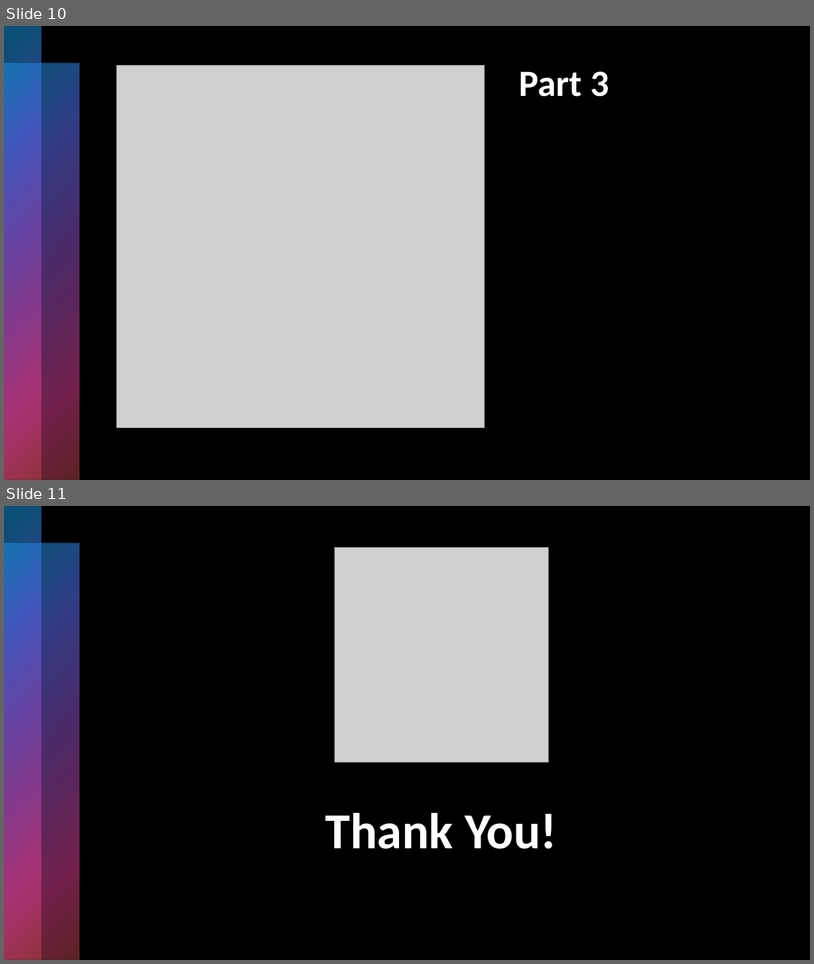
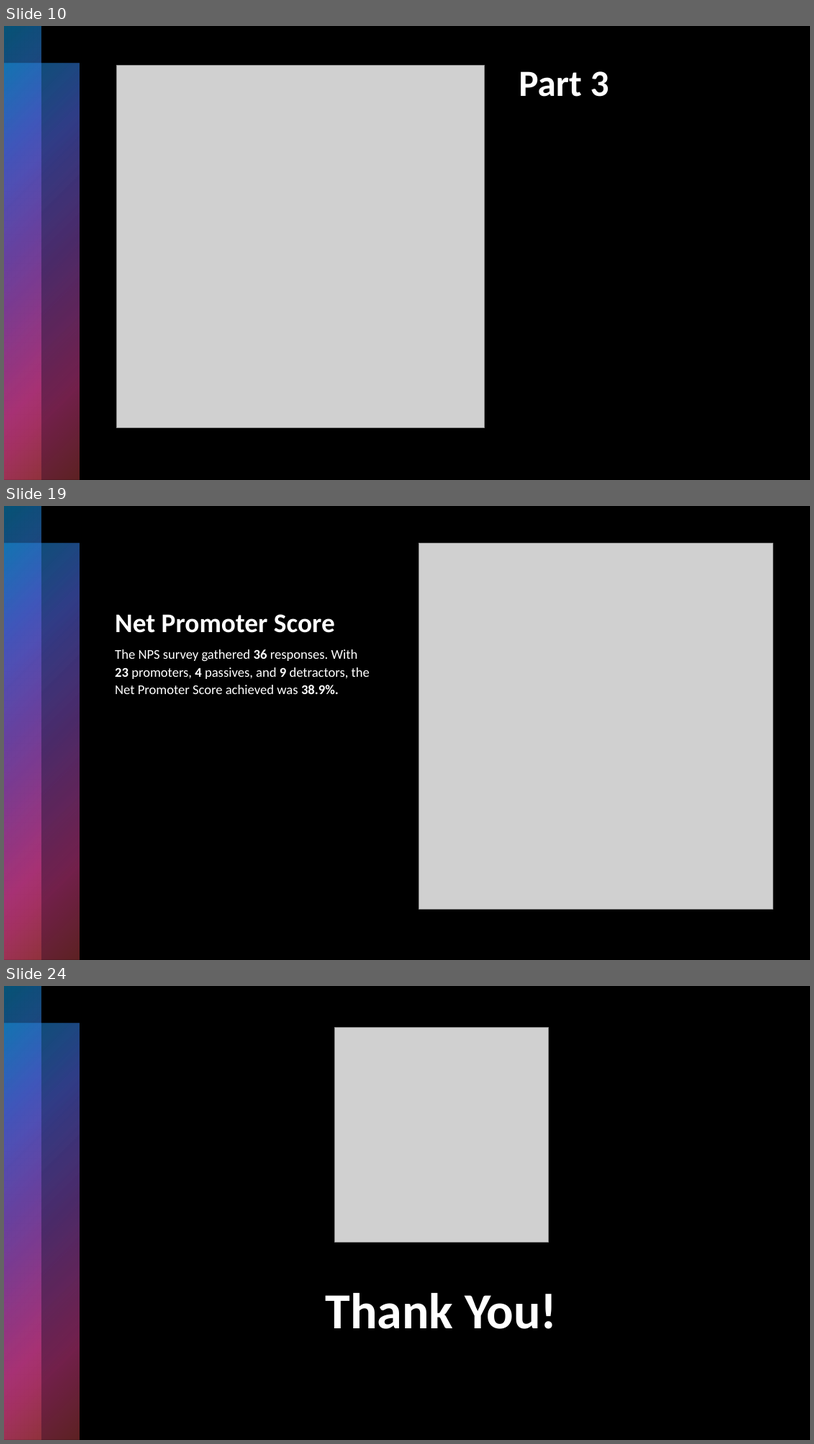
Before and after one commit to andrzejjnk/F1App, a slide deck: CEM/CEM.pptx. Shown one above the other, each under a label of ours: slides 10 and 11 before the commit, slides 10, 19 and 24 after it; the slides between them are not shown. The pictures are 814x964 and 814x1444 pixels, drawn with LibreOffice and Linux fonts; fonts in the diff are those of the drawing; grey boxes stand for pictures. Boxes give left, top, right and bottom in pixels: in the first picture for what was removed or moved away, otherwise in the second. Text is boxed around its words. In the diff, an @@ line names an element or a change of style, - is before the commit and + after.

Commit message:
CEM update. Customer Survey part finished

```diff
--- a/CEM/CEM.pptx
+++ b/CEM/CEM.pptx
@@ slide 19 added at [4,506,810,960], background #000000; not listed: 2 template elements that a slide beside it also shows @@
@@ picture added at [419,543,774,909] @@
@@ title added at [115,614,335,633], 32 pt, text #FFFFFF, bold @@
+Net Promoter Score
@@ text added at [115,649,370,694], 16 pt, text #FFFFFF @@
+The NPS survey gathered 36 responses. With 23 promoters, 4 passives, and 9 detractors, the Net Promoter Score achieved was 38.9%.
@@ what was slide 11 is now slide 24 @@
```
Also in this commit, not shown: 12 other slides added, 14 other files.
